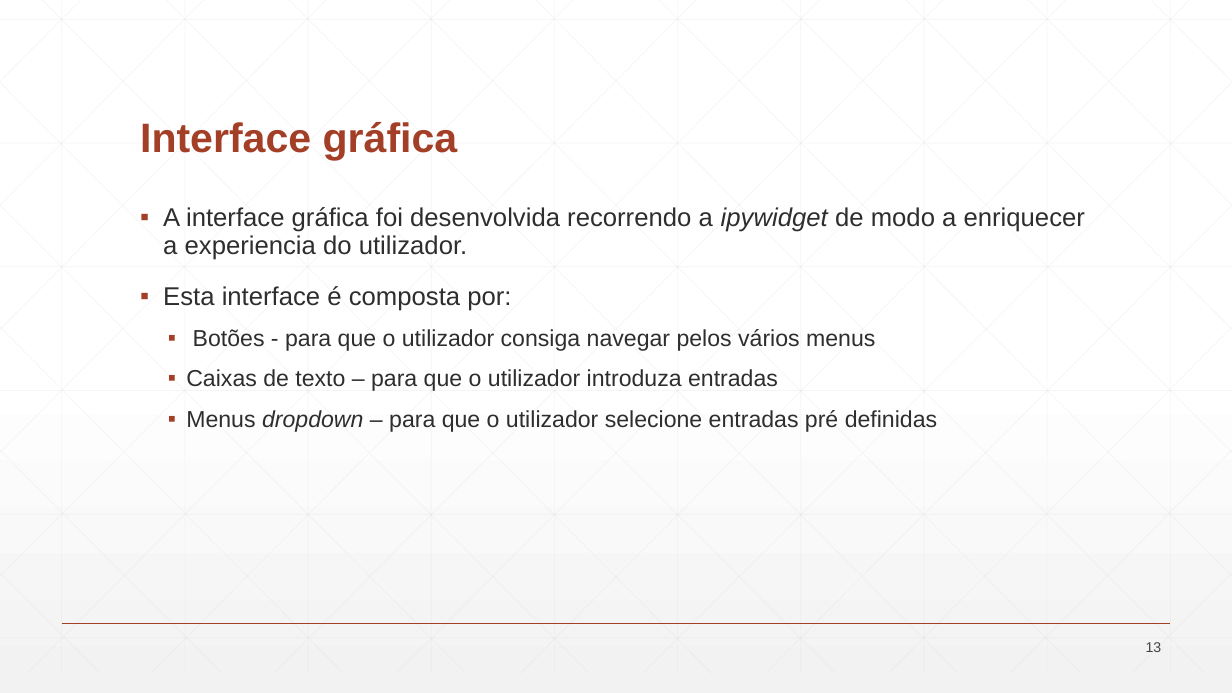
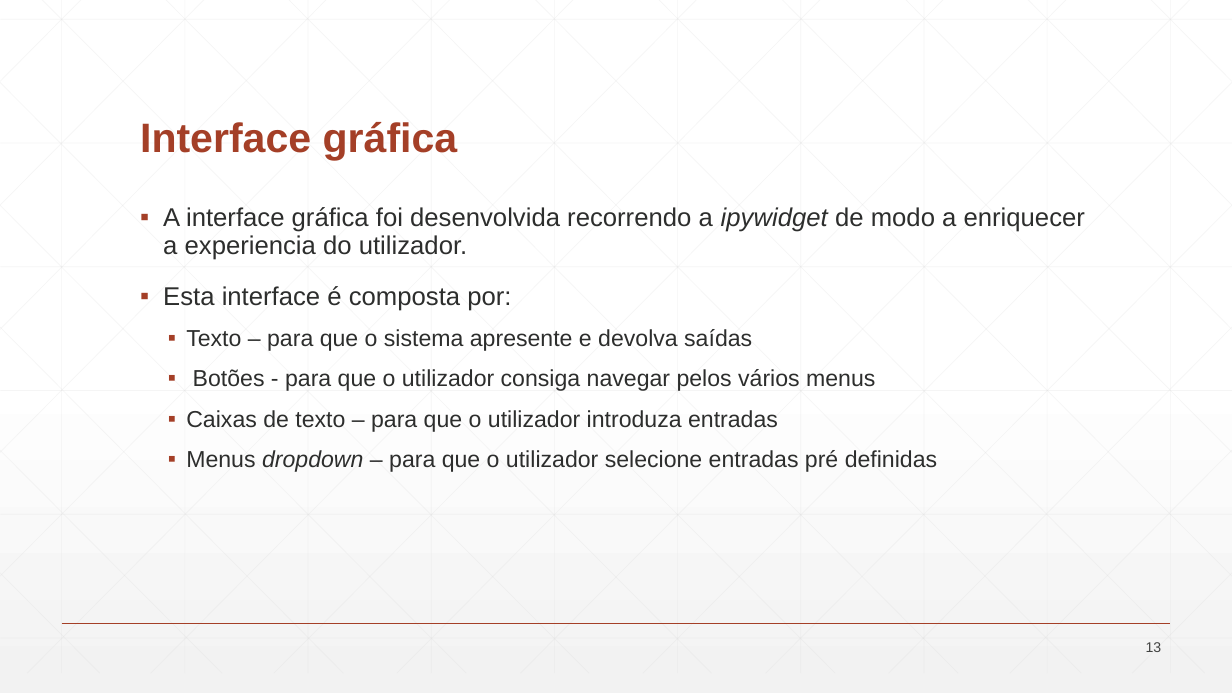
Before and after one commit to Rajang21/Projeto-Final, a slide deck: slide 13 of Apresentacao_Final.pptx. Drawn at 1232x693 pixels with LibreOffice and Linux fonts; fonts in the diff are those of the drawing. Boxes give left, top, right and bottom in pixels: in the first picture for what was removed or moved away, otherwise in the second. Text is boxed around its words. In the diff, an @@ line names an element or a change of style, - is before the commit and + after.

```diff
--- a/Apresentacao_Final.pptx
+++ b/Apresentacao_Final.pptx
@@ text at box(186, 329, 752, 351): paragraph added @@
+  ▪ Texto – para que o sistema apresente e devolva saídas
```
Also in this commit, not shown: 3 other slides changed, 2 slides added, 1 slide removed.
